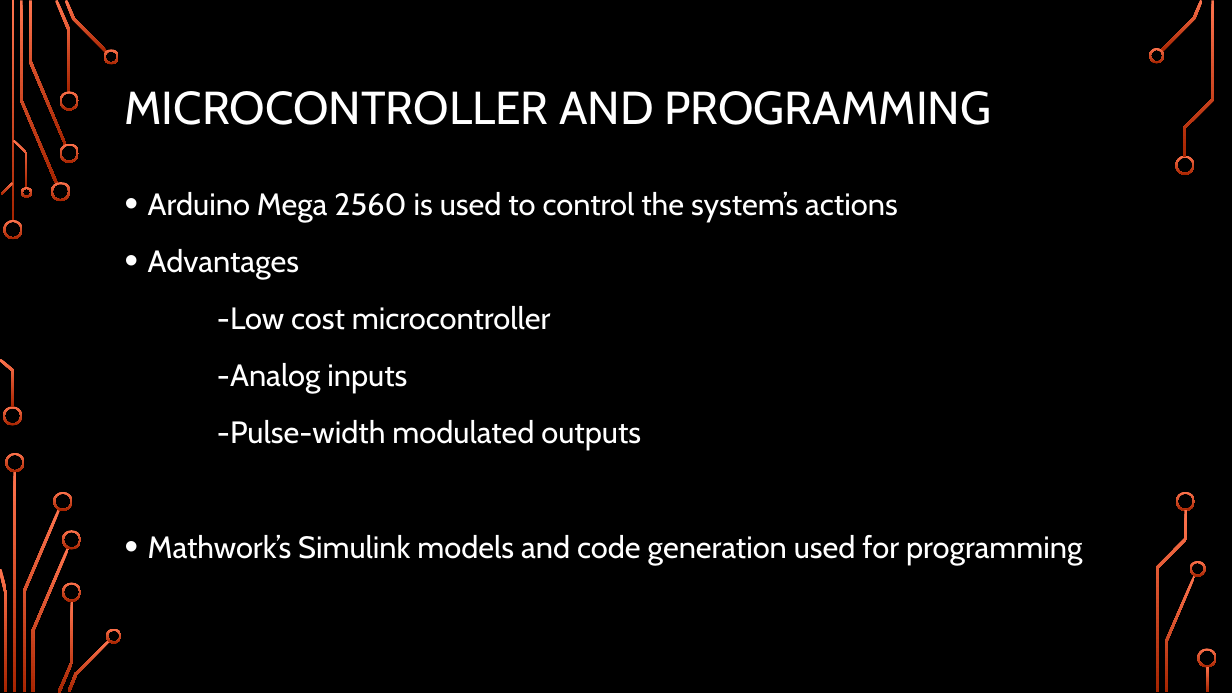
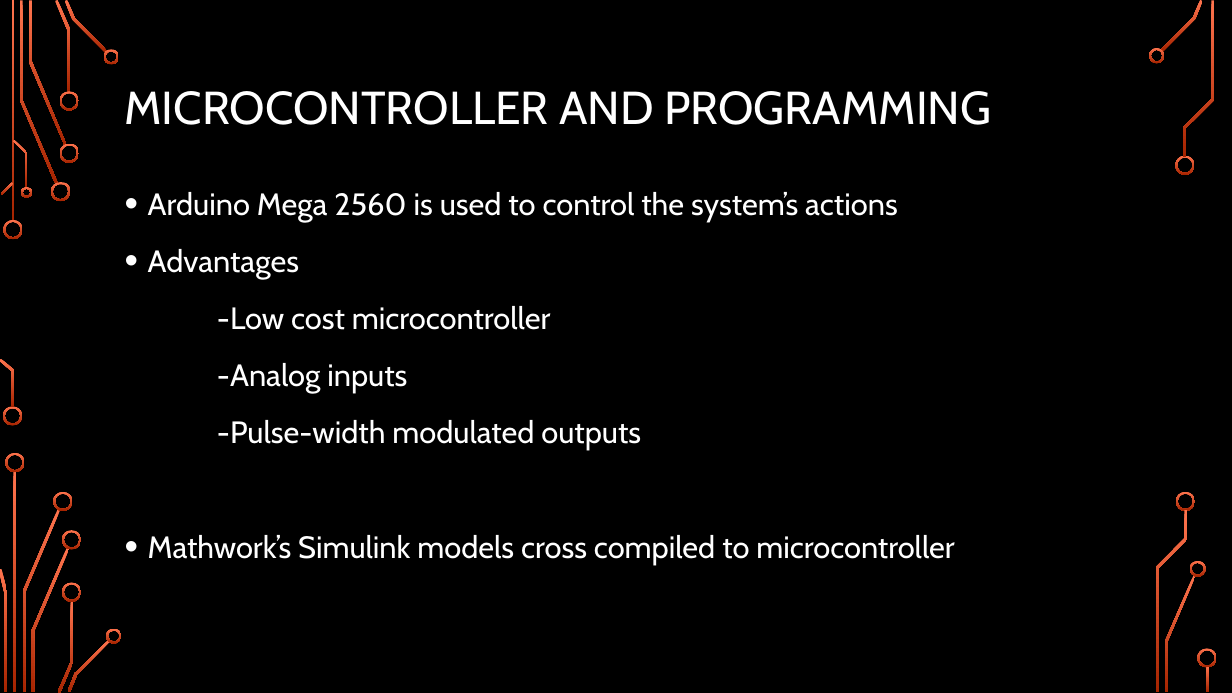
Before and after one commit to Logiant/AgileRoboticControls, a slide deck: slide 27 of Documentation/Presentation/Design Presentation/Design Presentation.pptx. Drawn at 1232x693 pixels with LibreOffice and Linux fonts; fonts in the diff are those of the drawing; background and template pictures are left out. Boxes give left, top, right and bottom in pixels: in the first picture for what was removed or moved away, otherwise in the second. Text is boxed around its words. In the diff, an @@ line names an element or a change of style, - is before the commit and + after.

```diff
--- a/Documentation/Presentation/Design Presentation/Design Presentation.pptx
+++ b/Documentation/Presentation/Design Presentation/Design Presentation.pptx
@@ text at (148, 535, 954, 565): text changed @@
-• Mathwork’s Simulink models and code generation used for programming
+• Mathwork’s Simulink models cross compiled to microcontroller
```
Also in this commit, not shown: 8 other slides changed, 1 other file.
